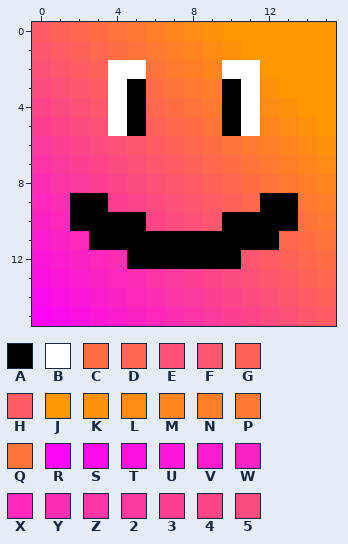
Pixel-art sprite: assets/player_neutral.png. The picture above is the old version.
The file is 16x16 pixels.
Palette (. is transparent): A #000000  B #ffffff  C #fd6e44  D #fd684e  E #fc5176  F #fc576c  G #fd6258  H #fd5c62  J #ff9700  K #fe9109  L #fe8b13  M #fe851d  N #fe7f27  P #fe7931  Q #fd743b  R #fa05f6  S #fa0bec  T #fa11e2  U #fa17d8  V #fa1dce  W #fb22c4  X #fb28bb  Y #fb2eb1  Z #fb34a7  2 #fb3a9d  3 #fc3f93  4 #fc4589  5 #fc4b7f
Pixels before, first column x 0:
 0 HGDCQPNMLKJJJJJJ
 1 FHGDCQPNMLKJJJJJ
 2 EFHGBBQPNMBBJJJJ
 3 5EFHBACQPNABKJJJ
 4 45EFBADCQPABLKJJ
 5 345EBAGDCQABMLKJ
 6 2345EFHGDCQPNMLK
 7 Z2345EFHGDCQPNML
 8 YZ2345EFHGDCQPNM
 9 XYAA345EFHGDAAPN
10 WXAAAA45EFAAAAQP
11 VWXAAAAAAAAAADCQ
12 UVWXYAAAAAAFHGDC
13 TUVWXYZ2345EFHGD
14 STUVWXYZ2345EFHG
15 RSTUVWXYZ2345EFH
After:
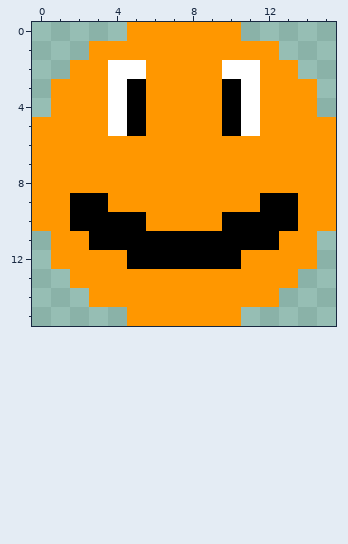
The exact change:
Changed rows in their new state; - is an unchanged pixel.
first column x 0:
 0 .....JJJJJ-.....
 1 ...JJJJJJJJ--...
 2 ..JJ--JJJJ----..
 3 .JJJ--JJJJ--J--.
 4 .JJJ--JJJJ--JJ-.
 5 JJJJ--JJJJ--JJJ-
 6 JJJJJJJJJJJJJJJJ
 7 JJJJJJJJJJJJJJJJ
 8 JJJJJJJJJJJJJJJJ
 9 JJ--JJJJJJJJ--JJ
10 JJ----JJJJ----JJ
11 .JJ----------JJ.
12 .JJJJ------JJJJ.
13 ..JJJJJJJJJJJJ..
14 ...JJJJJJJJJJ...
15 .....JJJJJJ.....
